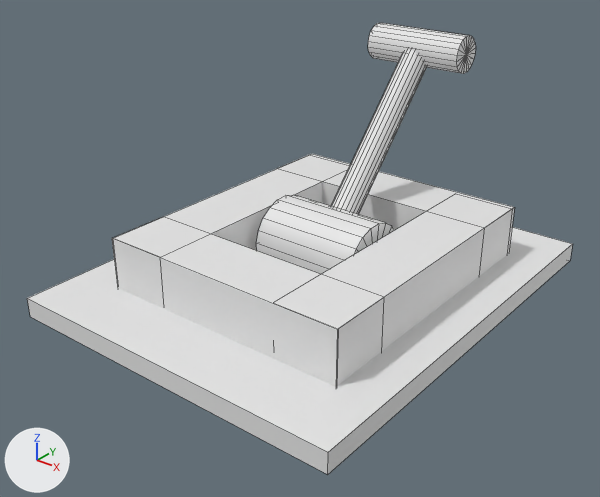
Before and after pictures for a commit that changed the FBX model Assets/level/Megan'sAnimations/LeverGoingLeft.fbx.
Before and after are seen from a 50 mm camera at (0.051, -0.0669, 0.0456) aimed at (0.0004, -0.0037, 0.0064). Arrows for +X, +Y and +Z are at lower left; the lights stay in place. Mesh edges are drawn as thin lines. Materials are left out; every surface is plain grey. Where no turn or scale is listed for an object, it has been applied to the vertices.
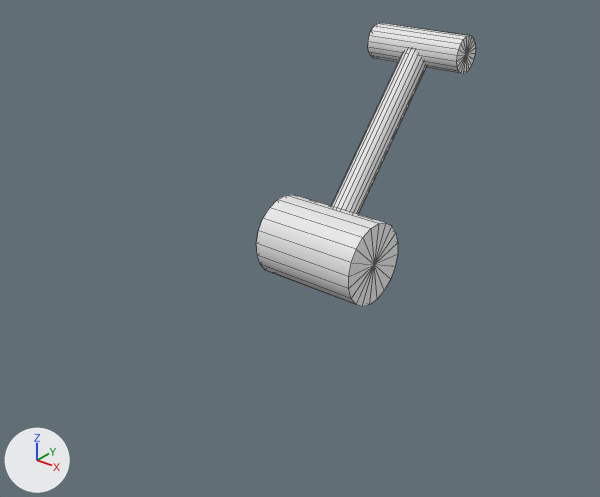
Location of each change, (x1, y1, x2, y2) in pixels of the pictures (600 x 497 px):
'polySurface3', deleted
    before: (27, 154, 573, 475)

The change, as a diff of the scene's bpy script:
```diff
--- a/Assets/level/Megan'sAnimations/LeverGoingLeft.fbx.py
+++ b/Assets/level/Megan'sAnimations/LeverGoingLeft.fbx.py
@@ ob_polysurface3 @@
-ob_polysurface3 = bpy.data.objects.new('polySurface3', me_mesh_001)
-ob_polysurface3.location = (0.0, 0.0, 0.0)
```
